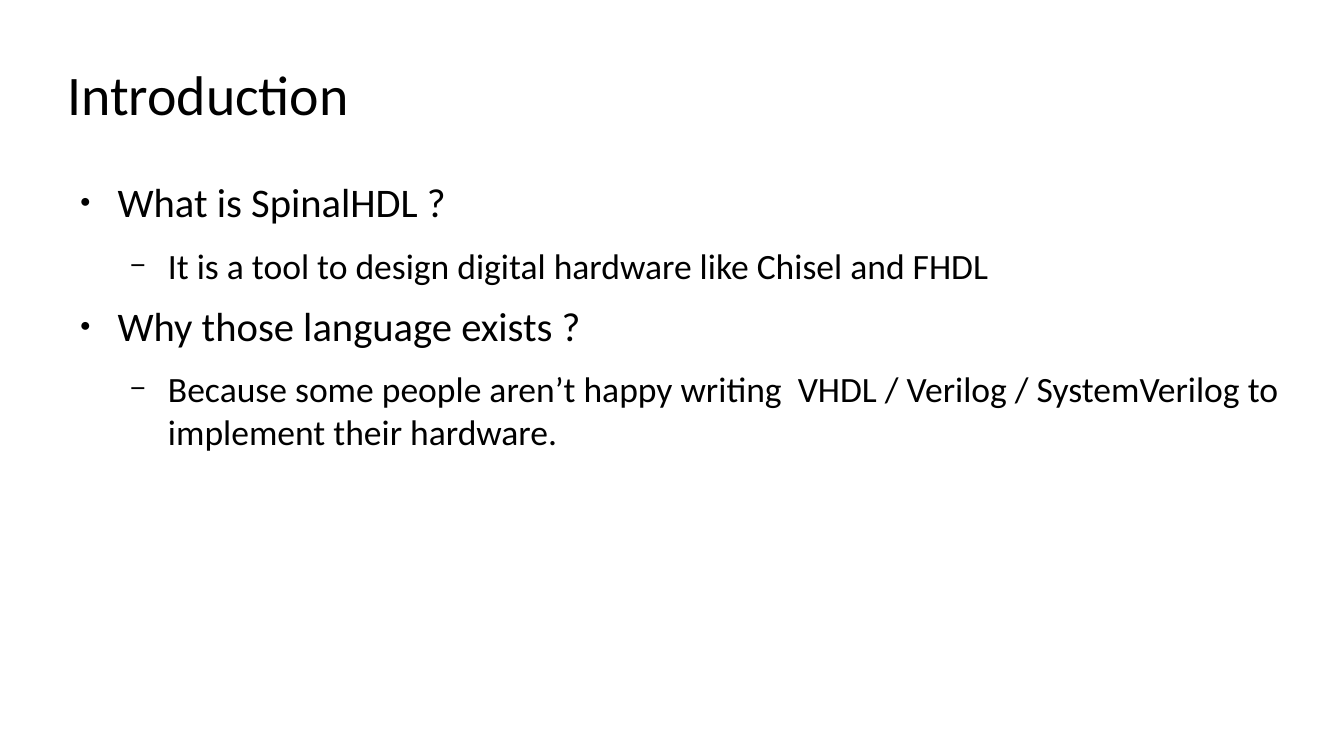
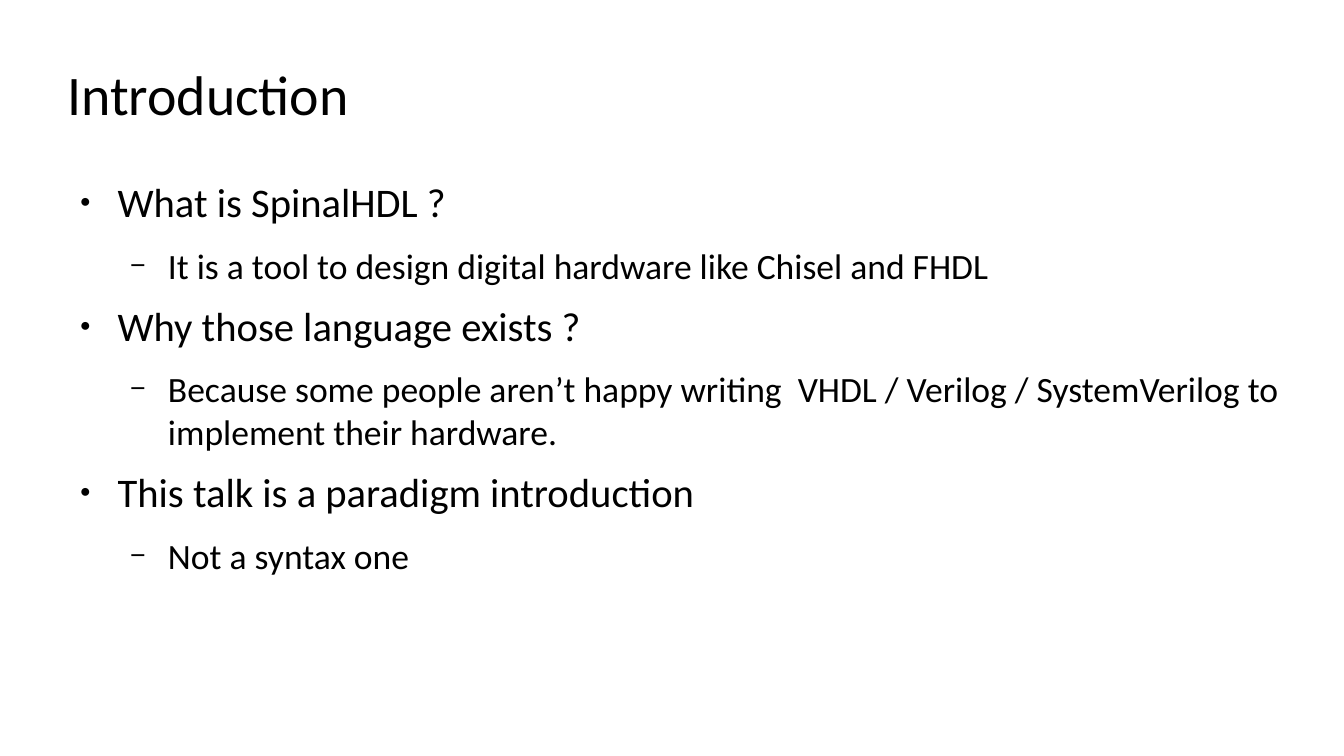
Before and after one commit to SpinalHDL/SpinalDoc, a slide deck: slide 2 of presentation/en/wosh_2019.odp. Drawn at 1344x756 pixels with LibreOffice and Linux fonts; fonts in the diff are those of the drawing. Boxes give left, top, right and bottom in pixels: in the first picture for what was removed or moved away, otherwise in the second. Text is boxed around its words. In the diff, an @@ line names an element or a change of style, - is before the commit and + after.

```diff
--- a/presentation/en/wosh_2019.odp
+++ b/presentation/en/wosh_2019.odp
@@ text at (118,478,694,575): paragraphs added @@
+● This talk is a paradigm introduction
+  − Not a syntax one
```
Also in this commit, not shown: 2 other slides changed.
